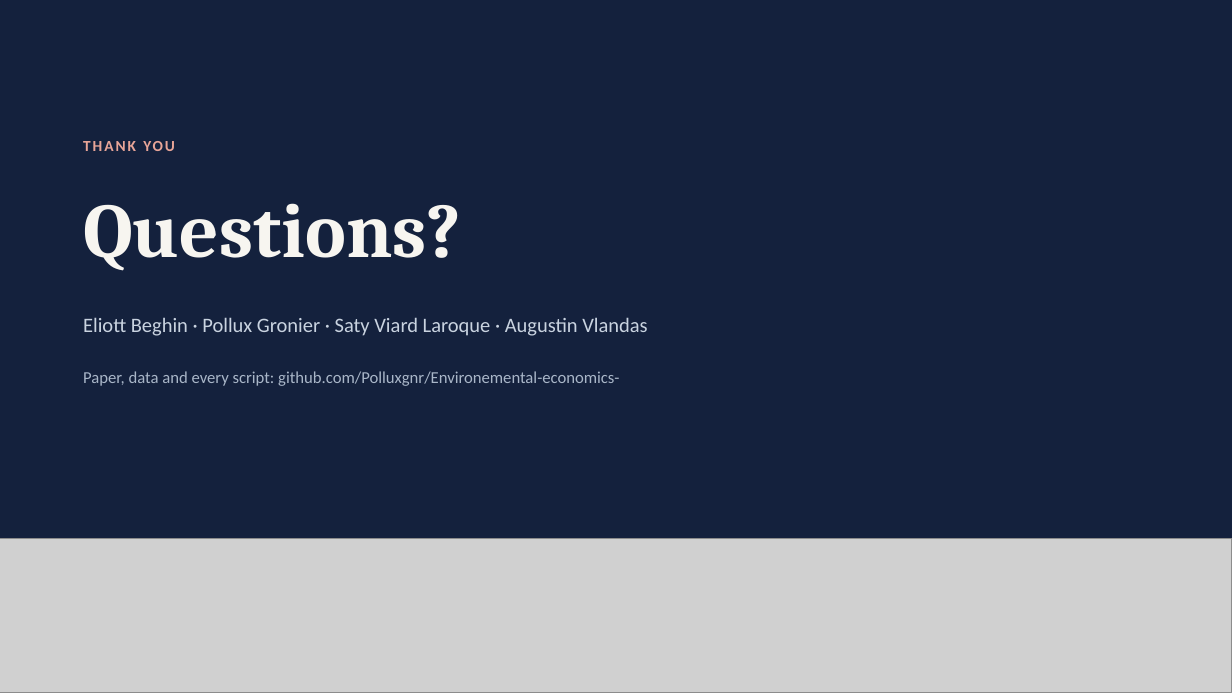
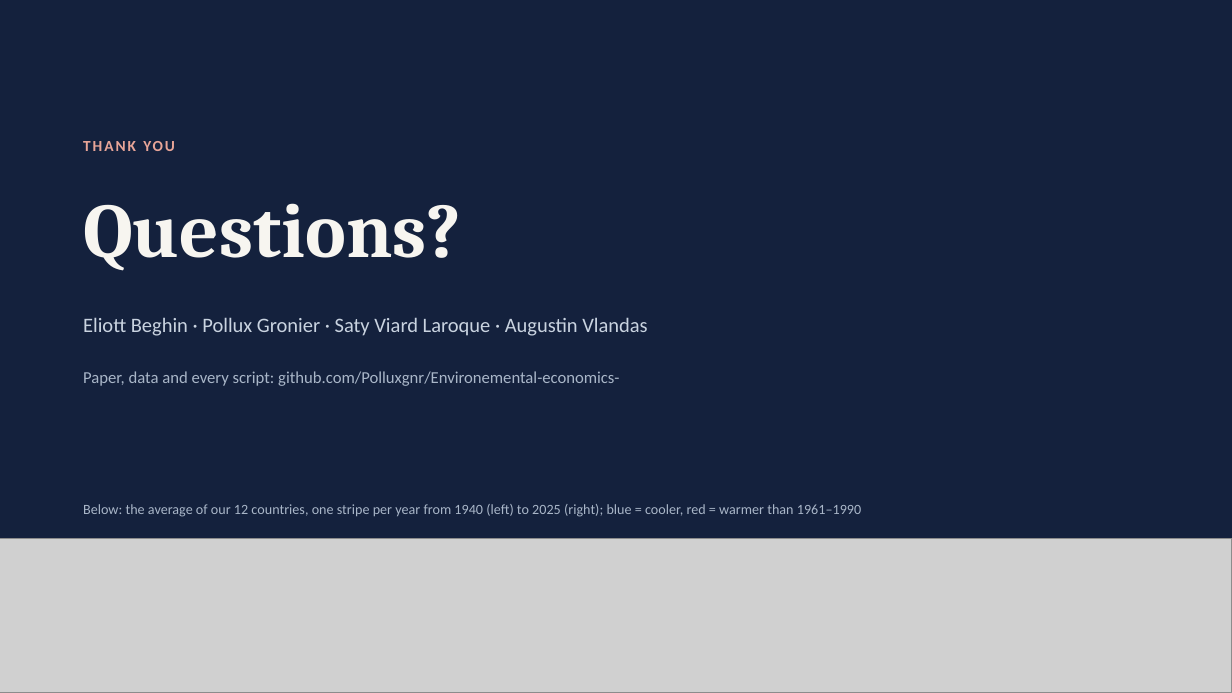
Before and after one commit to Polluxgnr/Environemental-economics-, a slide deck: slide 14 of presentation/Track1_presentation.pptx. Drawn at 1232x693 pixels with LibreOffice and Linux fonts; fonts in the diff are those of the drawing; grey boxes stand for pictures. Boxes give left, top, right and bottom in pixels: in the first picture for what was removed or moved away, otherwise in the second. Text is boxed around its words. In the diff, an @@ line names an element or a change of style, - is before the commit and + after.

```diff
--- a/presentation/Track1_presentation.pptx
+++ b/presentation/Track1_presentation.pptx
@@ text added at (83, 504, 861, 517), 11 pt, text #A9B6C8 @@
+Below: the average of our 12 countries, one stripe per year from 1940 (left) to 2025 (right); blue = cooler, red = warmer than 1961–1990
```
Also in this commit, not shown: 8 other slides changed, 8 other files.
